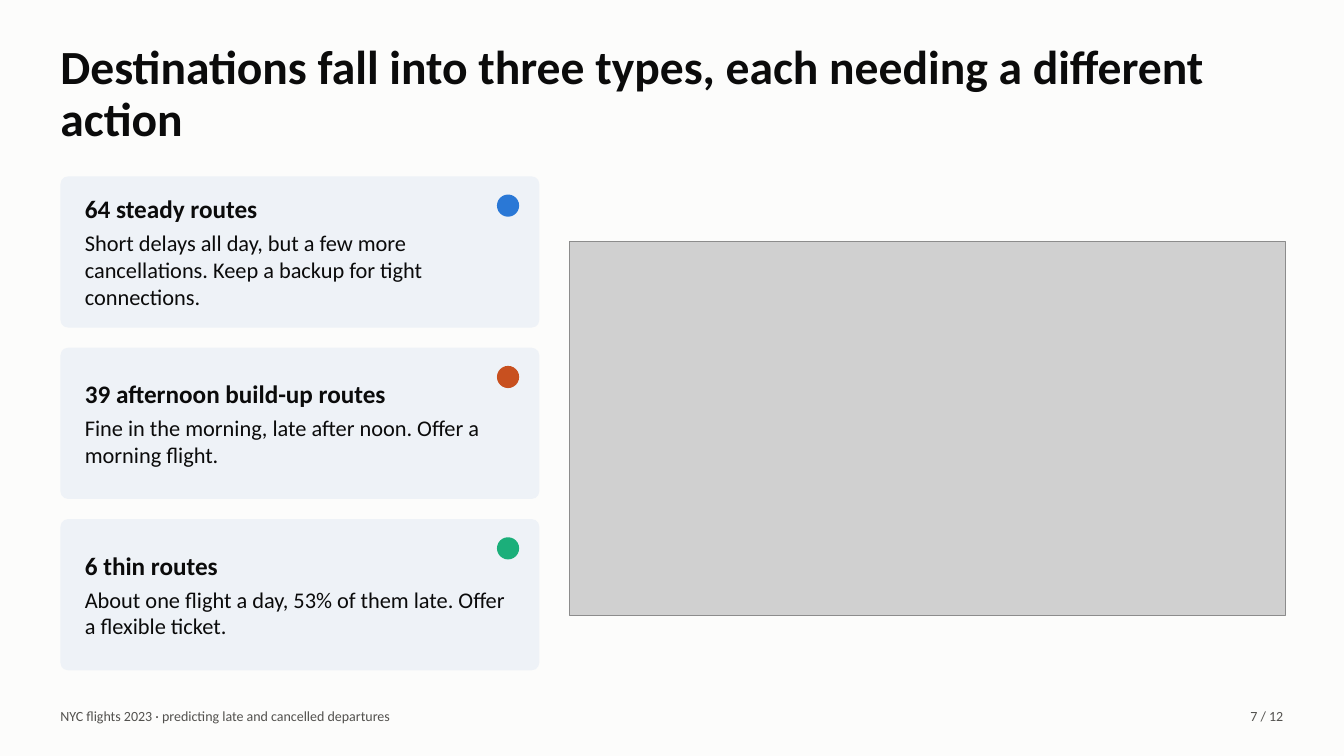
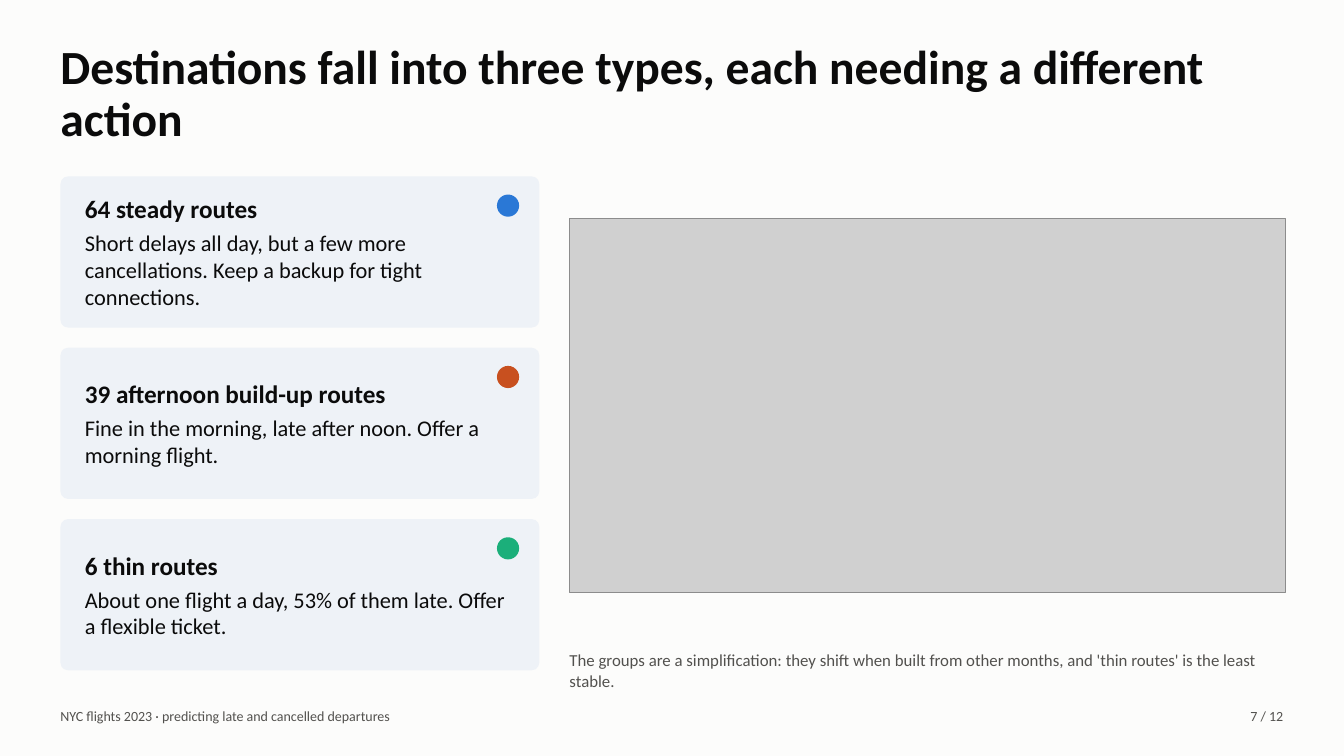
Before and after one commit to bssam99/nyc-flights-2023-delay-prediction, a slide deck: slide 7 of slides/deck.pptx. Drawn at 1344x756 pixels with LibreOffice and Linux fonts; fonts in the diff are those of the drawing; grey boxes stand for pictures. Boxes give left, top, right and bottom in pixels: in the first picture for what was removed or moved away, otherwise in the second. Text is boxed around its words. In the diff, an @@ line names an element or a change of style, - is before the commit and + after.

```diff
--- a/slides/deck.pptx
+++ b/slides/deck.pptx
@@ picture: place and size @@
-picture at [570,241,1286,615]
+picture at [570,219,1286,593]
@@ text added at [569,654,1255,687], 12 pt, text #52514E @@
+The groups are a simplification: they shift when built from other months, and 'thin routes' is the least stable.
```
Also in this commit, not shown: 1 other slide changed, 32 other files.
